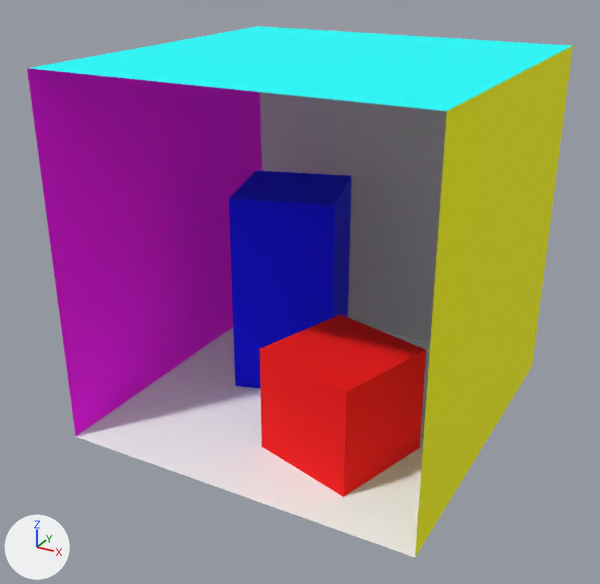
An edit to the OBJ model Coursework/models/textured-cornell-box.obj, drawn before and after from the same camera.
One viewpoint serves both versions: a 50 mm camera at (5.44, -10.59, 4.39) aimed at (-0.14, -0.43, -0.69). Every picture has the same lights, and +X, +Y and +Z are marked at lower left. Where no turn or scale is listed for an object, it has been applied to the vertices.

The older version as bpy lines, for what is in view:
```python
me_back_wall = bpy.data.meshes.new('back_wall')
me_back_wall.from_pydata([(-2.72, 2.79, -2.74), (2.78, 2.79, -2.74), (2.78, 2.79, 2.75), (-2.78, 2.79, 2.75)], [], [(0, 2, 3), (0, 1, 2)])
me_back_wall.materials.append(mat_grey)  # light grey #dadada
me_ceiling = bpy.data.meshes.new('ceiling')
me_ceiling.from_pydata([(-2.78, -2.8, 2.75), (-2.78, 2.79, 2.75), (2.78, 2.79, 2.75), (2.78, -2.8, 2.75)], [], [(1, 3, 0), (1, 2, 3)])
me_ceiling.materials.append(mat_cyan)  # cyan #00ffff
me_floor = bpy.data.meshes.new('floor')
me_floor.from_pydata([(-2.75, -2.81, -2.74), (2.78, -2.81, -2.74), (2.78, 2.79, -2.74), (-2.72, 2.79, -2.74)], [], [(1, 3, 0), (1, 2, 3)])
me_floor.materials.append(mat_cobbles)  # its picture is missing
me_right_wall = bpy.data.meshes.new('right_wall')
me_right_wall.from_pydata([(2.78, 2.79, -2.74), (2.78, -2.81, -2.74), (2.78, -2.8, 2.75), (2.78, 2.79, 2.75)], [], [(1, 3, 0), (1, 2, 3)])
me_right_wall.materials.append(mat_yellow)  # yellow #ffff00
me_tall_box = bpy.data.meshes.new('tall_box')
me_tall_box.from_pydata(...)  # 8 vertices, 10 faces; spans x -1.94..0.13, y -0.34..1.76, z -2.74..0.56
me_tall_box.materials.append(mat_blue)  # blue #0000ff
ob_back_wall = bpy.data.objects.new('back_wall', me_back_wall)
ob_back_wall.location = (0.0, 0.0, 0.0)
ob_ceiling = bpy.data.objects.new('ceiling', me_ceiling)
ob_ceiling.location = (0.0, 0.0, 0.0)
ob_floor = bpy.data.objects.new('floor', me_floor)
ob_floor.location = (0.0, 0.0, 0.0)
ob_right_wall = bpy.data.objects.new('right_wall', me_right_wall)
ob_right_wall.location = (0.0, 0.0, 0.0)
ob_tall_box = bpy.data.objects.new('tall_box', me_tall_box)
ob_tall_box.location = (0.0, 0.0, 0.0)
# also in view: 'short_box' at (0.92, -1.12, -1.91); 'left_wall' at (-2.75, -0.01, 0.0)
```
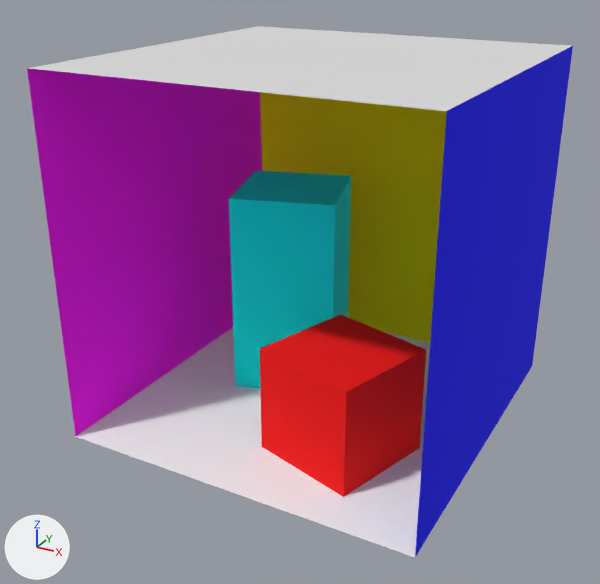
Location of each change, [x1, y1, x2, y2] in pixels of the pictures (600 x 584 px):
'right_wall', recoloured (yellow to blue): [415, 46, 573, 557] in both
'back_wall', recoloured (grey to yellow): [260, 92, 447, 342] in both
'ceiling', recoloured (cyan to white): [29, 26, 571, 111] in both
'tall_box', recoloured (blue to cyan): [229, 170, 352, 388] in both

Edits to the bpy script that builds the scene:
```text
Change me_back_wall:
    where me_back_wall.from_pydata(...)  # 4 vertices, 2 faces; spans x -2.78..2.78, y 2.79, z -2.74..2.75
    remove me_back_wall.materials.append(mat_grey)  # light grey #dadada
    add me_back_wall.materials.append(mat_yellow)  # yellow #ffff00
Change me_ceiling:
    where me_ceiling.from_pydata(...)  # 4 vertices, 2 faces; spans x -2.78..2.78, y -2.8..2.79, z 2.75
    remove me_ceiling.materials.append(mat_cyan)  # cyan #00ffff
    add me_ceiling.materials.append(mat_grey)  # light grey #dadada
Change me_right_wall:
    where me_right_wall.from_pydata(...)  # 4 vertices, 2 faces; spans x 2.78, y -2.81..2.79, z -2.74..2.75
    remove me_right_wall.materials.append(mat_yellow)  # yellow #ffff00
    add me_right_wall.materials.append(mat_blue)  # blue #0000ff
Change me_tall_box:
    where me_tall_box.from_pydata(...)  # 8 vertices, 10 faces; spans x -1.94..0.13, y -0.34..1.76, z -2.74..0.56
    remove me_tall_box.materials.append(mat_blue)  # blue #0000ff
    add me_tall_box.materials.append(mat_cyan)  # cyan #00ffff
```
